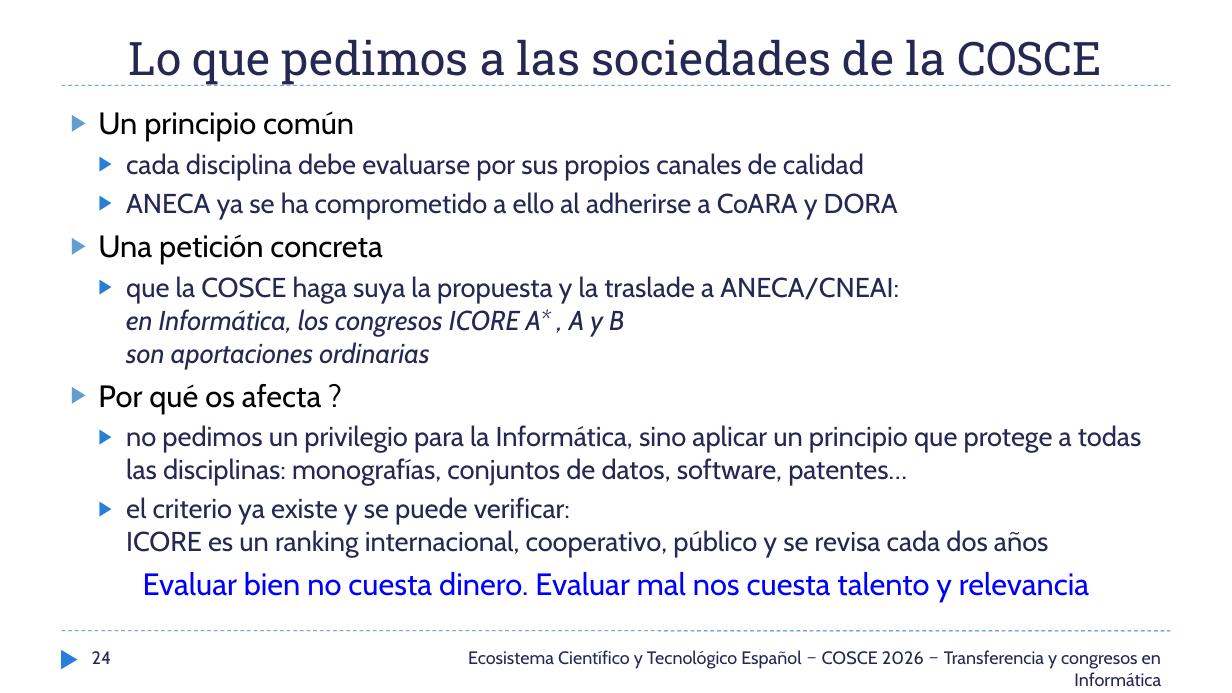
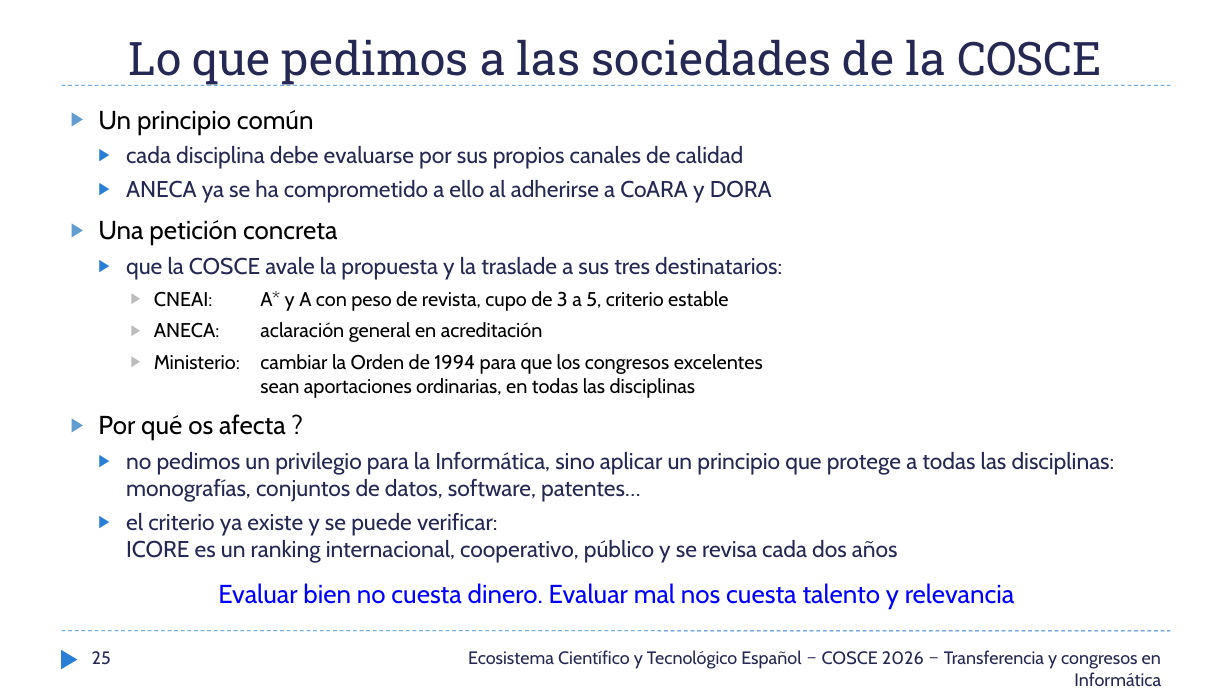
Before and after one commit to AVallecillo/InformeBibliometrico2026, a slide deck: slide 25 of docs/SCIE_JornadaSociedadesCOSCE_24-sept-2026_v05.pptx (slide 24 before the commit). Drawn at 1232x693 pixels with LibreOffice and Linux fonts; fonts in the diff are those of the drawing. Boxes give left, top, right and bottom in pixels: in the first picture for what was removed or moved away, otherwise in the second. Text is boxed around its words. In the diff, an @@ line names an element or a change of style, - is before the commit and + after.

```diff
--- a/docs/SCIE_JornadaSociedadesCOSCE_24-sept-2026_v05.pptx
+++ b/docs/SCIE_JornadaSociedadesCOSCE_24-sept-2026_v05.pptx
@@ text at (98, 110, 1115, 610): size 24.1 to 20.1 pt in "Un principio común", "Una petición concreta", "Por qué os afecta ?", "Evaluar bien no cuesta dinero. Evaluar mal ..."; size 21.3 to 17.8 pt in "cada disciplina debe evaluarse por sus propios ...", "ANECA ya se ha comprometido a ello ...", "no pedimos un privilegio para la Informática, ...", "el criterio ya existe y se puede ..."; more space between paragraphs @@
@@ text at (126, 257, 782, 398): text changed; size 21.3 to 15.5 pt; text colour #242852 to #000000; italic off @@
-  ▶ que la COSCE haga suya la propuesta y la traslade a ANECA/CNEAI:
-    en Informática, los congresos ICORE A* , A y B
-    son aportaciones ordinarias
+  ▶ que la COSCE avale la propuesta y la traslade a sus tres destinatarios:
+    ▶ CNEAI: A* y A con peso de revista, cupo de 3 a 5, criterio estable
+    ▶ ANECA: aclaración general en acreditación
+    ▶ Ministerio: cambiar la Orden de 1994 para que los congresos excelentes
+      sean aportaciones ordinarias, en todas las disciplinas
@@ page number at (92, 651, 111, 665): text changed @@
-24
+25
```
Also in this commit, not shown: 16 other slides changed, 2 slides added, 1 slide removed, 3 other files.
